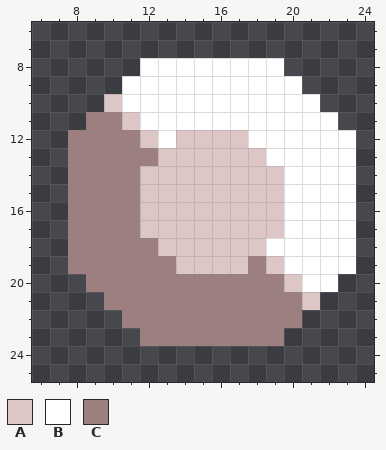
Pixel-art sprite, stored at assets/sprites/blocks/distribution/belt-splitter/belt-splitter-sort.png. The picture above is the old version.
The file is 32x32 pixels. Shown: x 6..24, y 6..25.
Palette (. is transparent): A #dcc6c6  B #ffffff  C #9d7f7f
Pixels before, first column x 8:
 8 ....BBBBBBBB....
 9 ...BBBBBBBBBB...
10 ..ABBBBBBBBBBB..
11 .CCABBBBBBBBBBB.
12 CCCCABAAAABBBBBB
13 CCCCCAAAAAABBBBB
14 CCCCAAAAAAAABBBB
15 CCCCAAAAAAAABBBB
16 CCCCAAAAAAAABBBB
17 CCCCAAAAAAAABBBB
18 CCCCCAAAAAABBBBB
19 CCCCCCAAAACABBBB
20 .CCCCCCCCCCCABB.
21 ..CCCCCCCCCCCA..
22 ...CCCCCCCCCC...
23 ....CCCCCCCC....
The result:
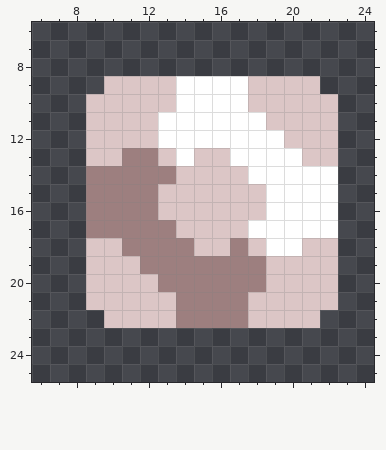
What changed:
{"y":8,"x":12,"old":"BBBBBBBB","new":"........"}
{"y":9,"x":10,"old":".BBB","new":"AAAA"}
{"y":9,"x":18,"old":"BBB.","new":"AAAA"}
{"y":10,"x":9,"old":".","new":"A"}
{"y":10,"x":11,"old":"BBB","new":"AAA"}
{"y":10,"x":18,"old":"BBBB.","new":"AAAAA"}
{"y":11,"x":9,"old":"CC","new":"AA"}
{"y":11,"x":12,"old":"B","new":"A"}
{"y":11,"x":19,"old":"BBBB","new":"AAAA"}
{"y":12,"x":8,"old":"CCCC","new":".AAA"}
{"y":12,"x":14,"old":"AAAA","new":"BBBB"}
{"y":12,"x":20,"old":"BBBB","new":"AAA."}
{"y":13,"x":8,"old":"CCC","new":".AA"}
{"y":13,"x":14,"old":"A","new":"B"}
{"y":13,"x":17,"old":"AA","new":"BB"}
{"y":13,"x":21,"old":"BBB","new":"AA."}
{"y":14,"x":8,"old":"C","new":"."}
{"y":14,"x":12,"old":"AA","new":"CC"}
{"y":14,"x":18,"old":"AA","new":"BB"}
{"y":14,"x":23,"old":"B","new":"."}
{"y":15,"x":8,"old":"C","new":"."}
{"y":15,"x":12,"old":"A","new":"C"}
{"y":15,"x":19,"old":"A","new":"B"}
{"y":15,"x":23,"old":"B","new":"."}
{"y":16,"x":8,"old":"C","new":"."}
{"y":16,"x":12,"old":"A","new":"C"}
{"y":16,"x":19,"old":"A","new":"B"}
{"y":16,"x":23,"old":"B","new":"."}
{"y":17,"x":8,"old":"C","new":"."}
{"y":17,"x":12,"old":"AA","new":"CC"}
{"y":17,"x":18,"old":"AA","new":"BB"}
{"y":17,"x":23,"old":"B","new":"."}
{"y":18,"x":8,"old":"CCC","new":".AA"}
{"y":18,"x":13,"old":"AA","new":"CC"}
{"y":18,"x":17,"old":"A","new":"C"}
{"y":18,"x":21,"old":"BBB","new":"AA."}
{"y":19,"x":8,"old":"CCCC","new":".AAA"}
{"y":19,"x":14,"old":"AAAA","new":"CCCC"}
{"y":19,"x":20,"old":"BBBB","new":"AAA."}
{"y":20,"x":9,"old":"CCCC","new":"AAAA"}
{"y":20,"x":19,"old":"C","new":"A"}
{"y":20,"x":21,"old":"BB","new":"AA"}
{"y":21,"x":9,"old":".CCCC","new":"AAAAA"}
{"y":21,"x":18,"old":"CCC","new":"AAA"}
{"y":21,"x":22,"old":".","new":"A"}
{"y":22,"x":10,"old":".CCC","new":"AAAA"}
{"y":22,"x":18,"old":"CCC.","new":"AAAA"}
{"y":23,"x":12,"old":"CCCCCCCC","new":"........"}
{"label":"changed","picture_box":[68,58,356,346]}
